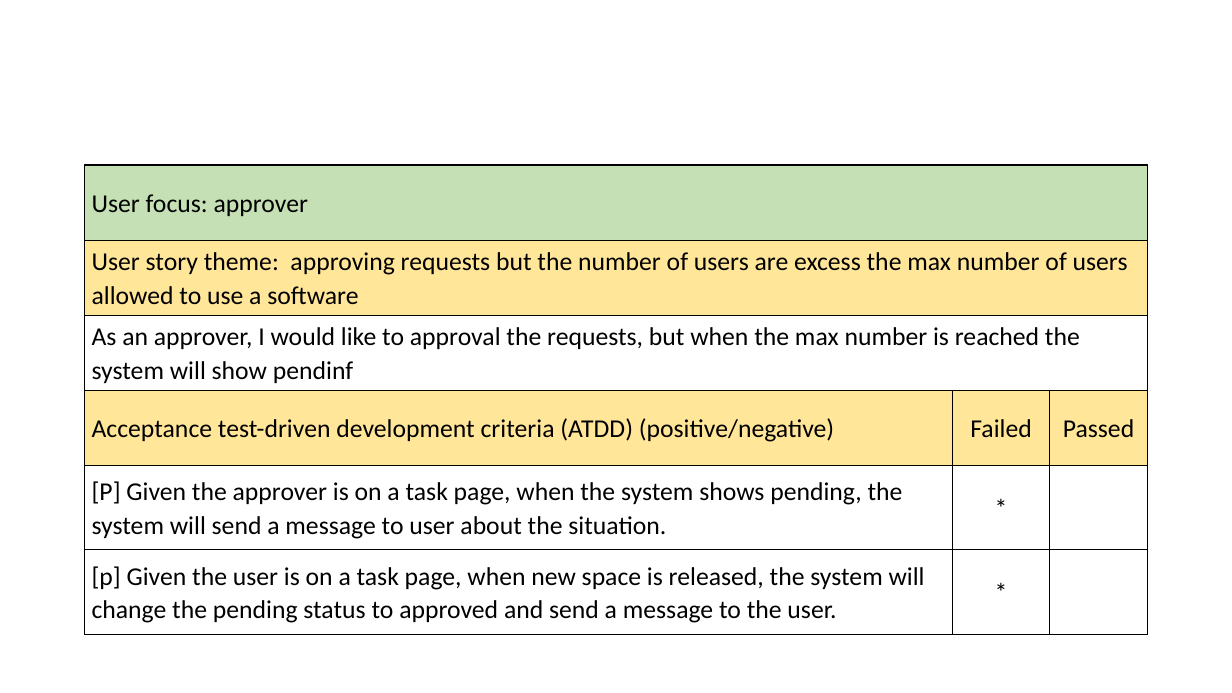
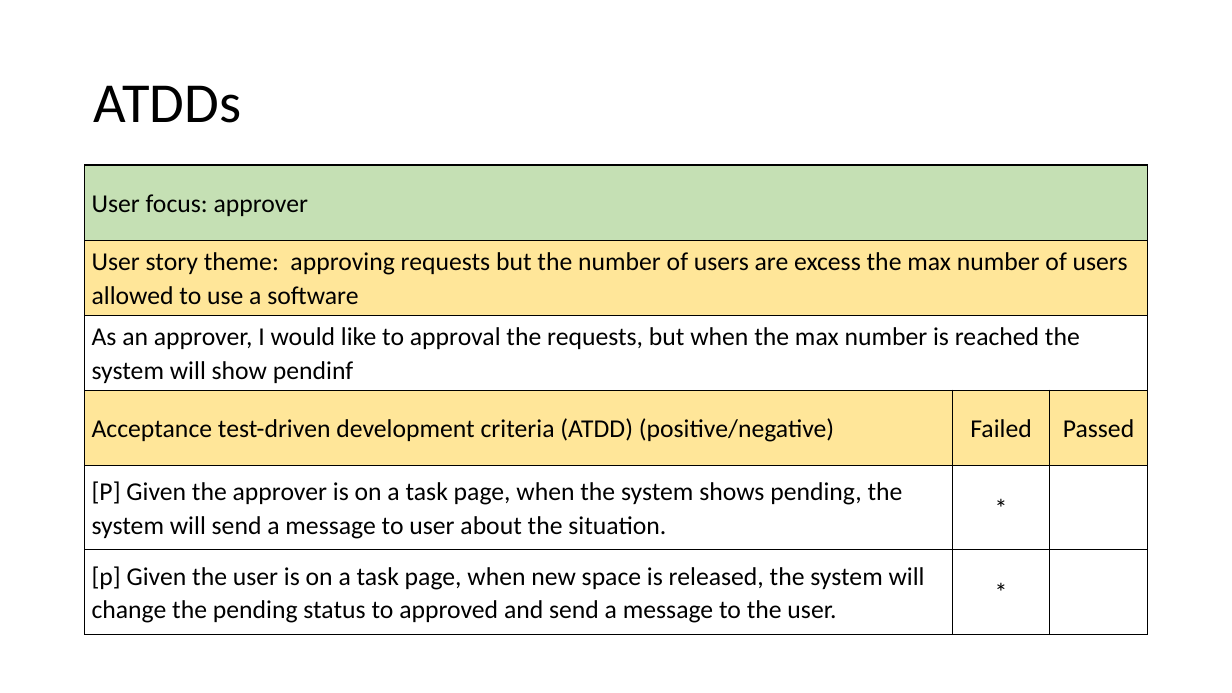
Before and after one commit to OmegaHelix/ENSE470, a slide deck: slide 10 of Milestone5/Milestone5.pptx (slide 5 before the commit). Drawn at 1232x693 pixels with LibreOffice and Linux fonts; fonts in the diff are those of the drawing. Boxes give left, top, right and bottom in pixels: in the first picture for what was removed or moved away, otherwise in the second. Text is boxed around its words. In the diff, an @@ line names an element or a change of style, - is before the commit and + after.

```diff
--- a/Milestone5/Milestone5.pptx
+++ b/Milestone5/Milestone5.pptx
@@ title added at [94,85,241,123], 44 pt, text #000000 @@
+ATDDs
```
Also in this commit, not shown: 9 other slides changed.
